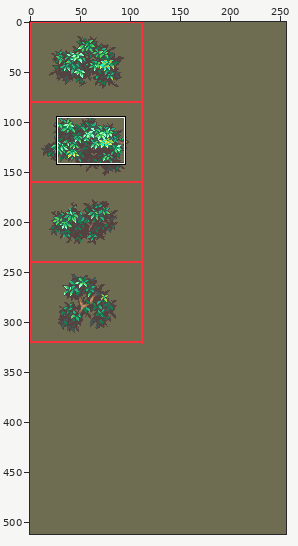
Sprite sheet: images/experimental/rpg/tree-foliage-light.png. The first picture is a wide view before the edit; the outline marks the close-up.
Close-up. First the earlier version:
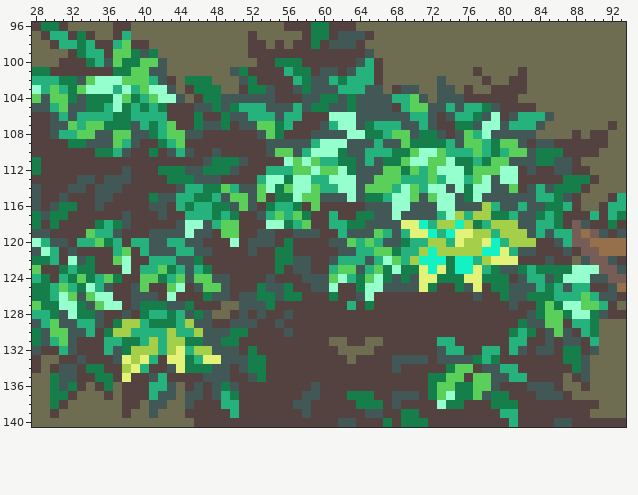
The file is 256x512 pixels. Shown: x 28..93, y 96..140.
New version:
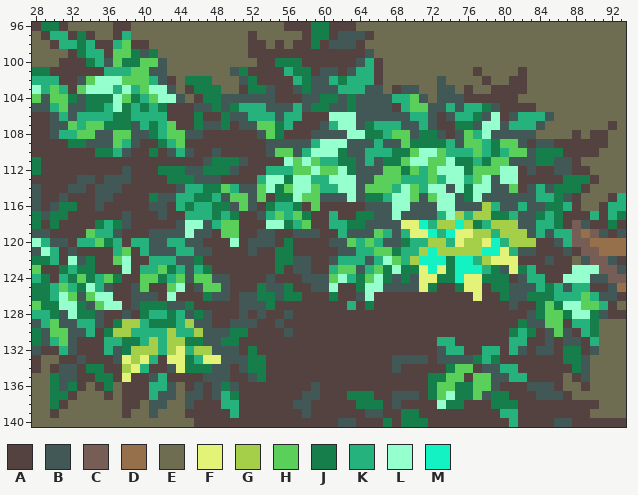
Palette (. is transparent): A #544241  B #425857  C #765d56  D #96704a  E #6f6d51  F #e3f377  G #a6cf49  H #5ad05a  J #167e4a  K #25b27d  L #95ffcd  M #13f2c3
The edit:
y 101: x 36..38 AJJ -> KKK
y 102: x 31..32 JJ -> AA
y 103: x 32 J -> A
y 123: x 77 F -> M; x 81 B -> F; x 84..87 JJJJ -> AAAA
y 124: x 75 J -> M; x 85..86 BJ -> AA
y 125: x 76 B -> F
y 126: x 77 B -> F
y 127: x 49..50 EE -> AA
y 128: x 48..49 EE -> AA
y 131: x 61..62 EE -> AA; x 65..66 EE -> AA
y 132: x 62..65 EEEE -> AAAA
y 133: x 63 E -> A
Pixel boxes of the changes (left, top, right, bottom) in both close-ups:
changed: (59, 67, 131, 94)
changed: (455, 265, 572, 301)
changed: (212, 301, 239, 319)
changed: (329, 337, 383, 364)
